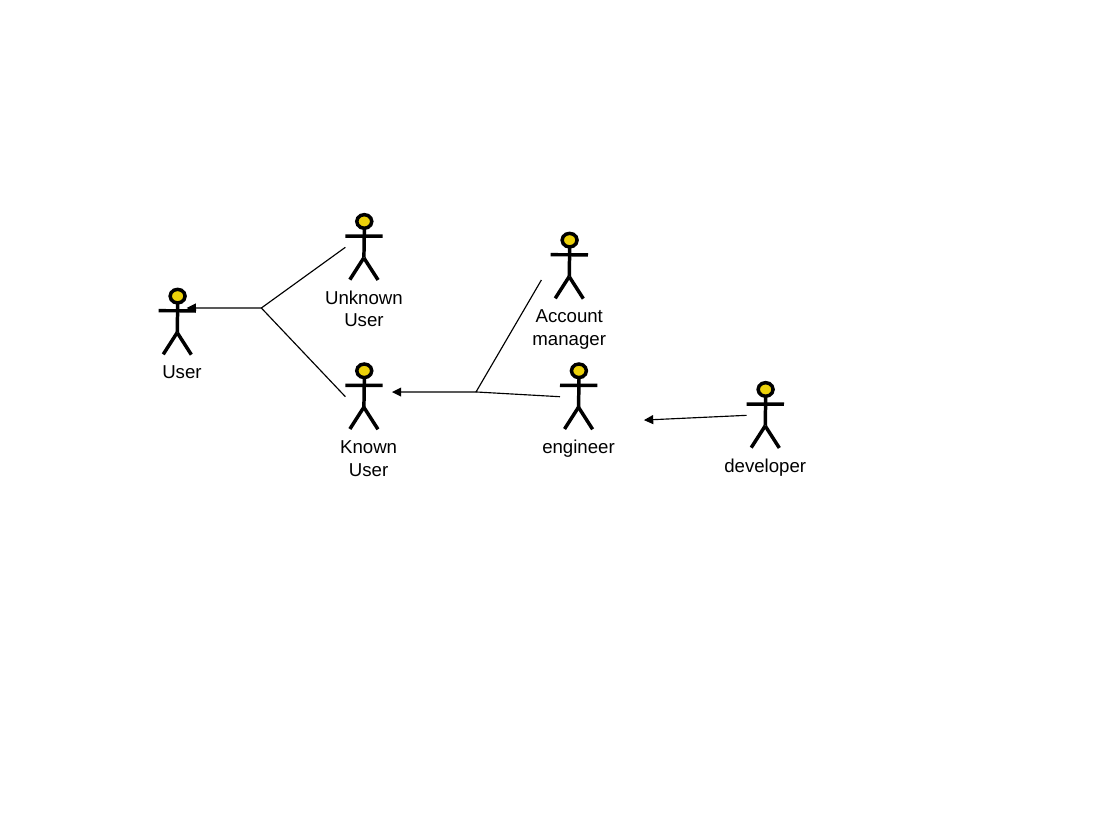
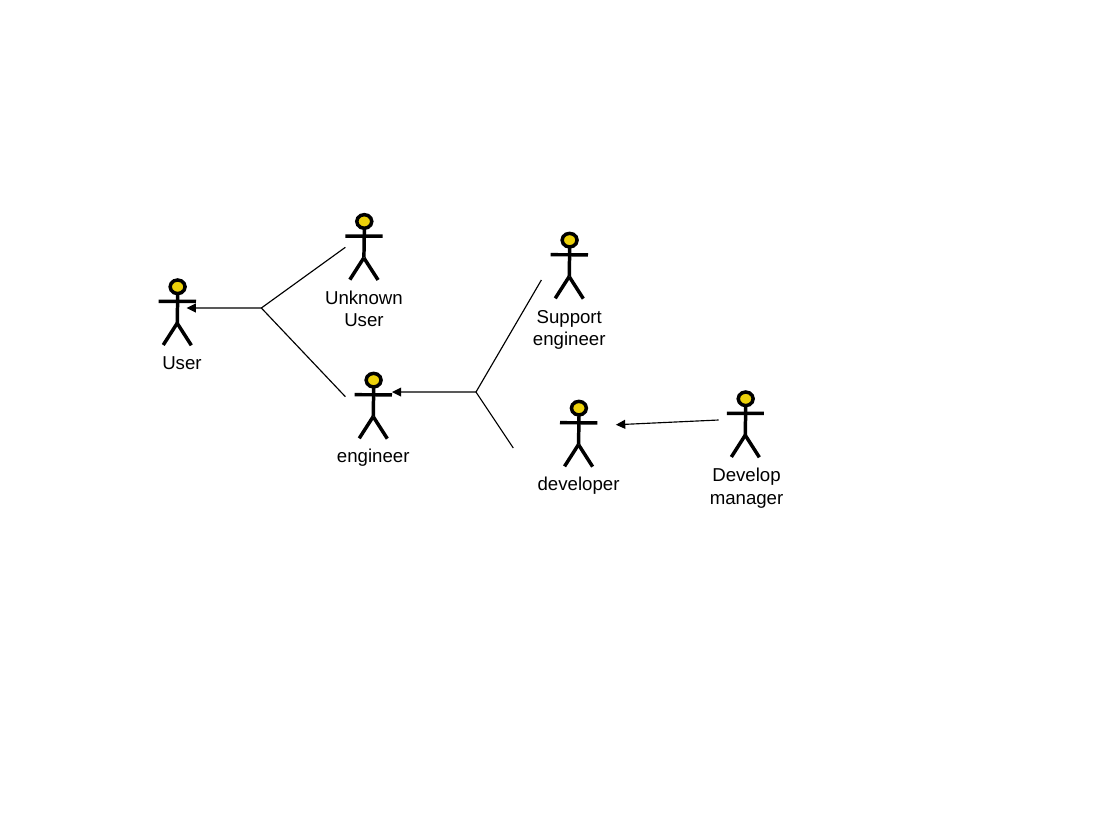
Before and after one commit to kimcharli/src-pe-tools, a slide deck: slide 5 of classes/CS579/dbclass/Project.ppt. Drawn at 1120x840 pixels with LibreOffice and Linux fonts; fonts in the diff are those of the drawing. Boxes give left, top, right and bottom in pixels: in the first picture for what was removed or moved away, otherwise in the second. Text is boxed around its words. In the diff, an @@ line names an element or a change of style, - is before the commit and + after.

```diff
--- a/classes/CS579/dbclass/Project.ppt
+++ b/classes/CS579/dbclass/Project.ppt
@@ 4 lines, 1 text, 1 ellipse: place and size @@
-4 lines, 1 text, 1 ellipse at [159,289,201,378]
+4 lines, 1 text, 1 ellipse at [159,280,201,369]
@@ text at [533,310,606,349]: text changed @@
-Account manager
+Support
+engineer
@@ 2 lines, 1 ellipse: place and size @@
-2 lines, 1 ellipse at [345,364,383,407]
+2 lines, 1 ellipse at [355,373,392,417]
@@ line moved from (377, 429) - (364, 408) to (360, 438) - (373, 417) @@
@@ line moved from (349, 429) - (364, 407) to (388, 439) - (373, 417) @@
@@ line moved from (560, 396) - (476, 392) to (513, 448) - (476, 392) @@
@@ 3 lines, 1 ellipse: place and size @@
-3 lines, 1 ellipse at [560,364,597,429]
+3 lines, 1 ellipse at [560,401,597,467]
@@ text "engineer": place and size @@
-text "engineer" at [542,439,615,457]
+text "engineer" at [337,448,410,466]
@@ text removed at [340,440,397,477] @@
-Known User
@@ line moved from (564, 429) - (579, 407) to (564, 466) - (579, 445) @@
@@ arrow moved from (747, 416) - (644, 420) to (719, 420) - (616, 424) @@
@@ 4 lines, 1 ellipse: place and size @@
-4 lines, 1 ellipse at [747,383,784,448]
+4 lines, 1 ellipse at [727,392,764,457]
@@ text "developer": place and size @@
-text "developer" at [724,458,806,476]
+text "developer" at [538,476,620,494]
@@ text added at [710,467,784,508], 12 pt, text #000000 @@
+Develop
+manager
```
Also in this commit, not shown: 1 other slide changed, 1 slide added, 1 slide removed, 4 other files.
